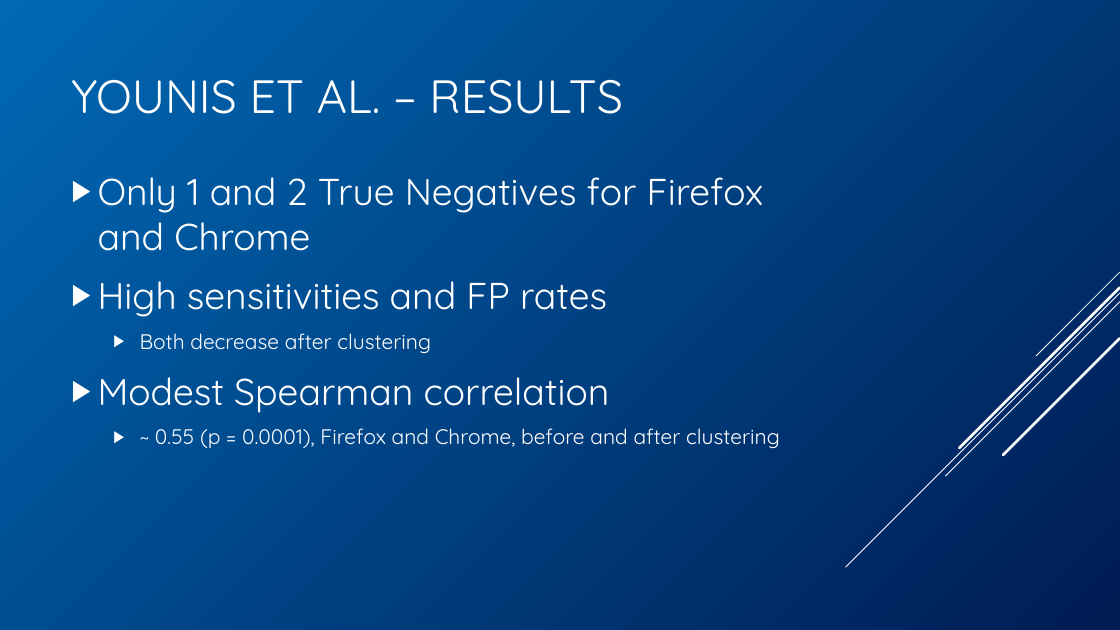
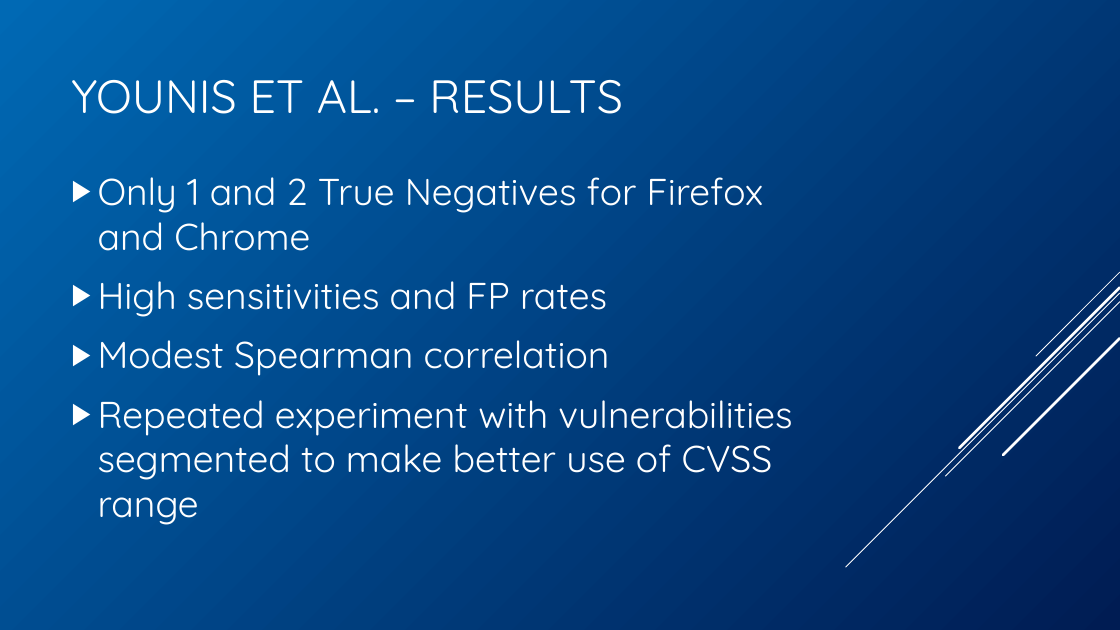
Before and after one commit to BenChurch/Winter2017, a slide deck: slide 18 of CISC848/BackgroundPentation/ChurchCISC848Background.pptx. Drawn at 1120x630 pixels with LibreOffice and Linux fonts; fonts in the diff are those of the drawing. Boxes give left, top, right and bottom in pixels: in the first picture for what was removed or moved away, otherwise in the second. Text is boxed around its words. In the diff, an @@ line names an element or a change of style, - is before the commit and + after.

```diff
--- a/CISC848/BackgroundPentation/ChurchCISC848Background.pptx
+++ b/CISC848/BackgroundPentation/ChurchCISC848Background.pptx
@@ text at <box>140,333,431,354</box>: paragraph removed @@
-  ▶ Both decrease after clustering
@@ text at <box>98,400,792,525</box>: text changed; size 18 to 32 pt @@
-  ▶ ~ 0.55 (p = 0.0001), Firefox and Chrome, before and after clustering
+▶ Repeated experiment with vulnerabilities segmented to make better use of CVSS range
```
Also in this commit, not shown: 15 other slides changed, 1 slide added.
